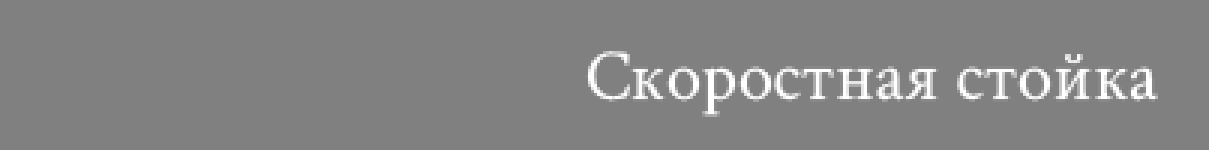
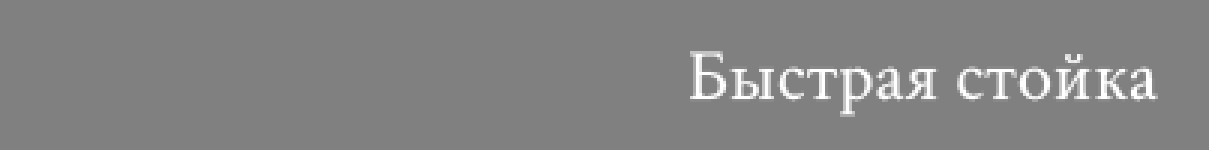
Comparing the layer stacks of the two 1209x150 images. Changes:
renamed "Скоростная стойка" to "Быстрая стойка", painted on it over [585, 51, 873, 117]
